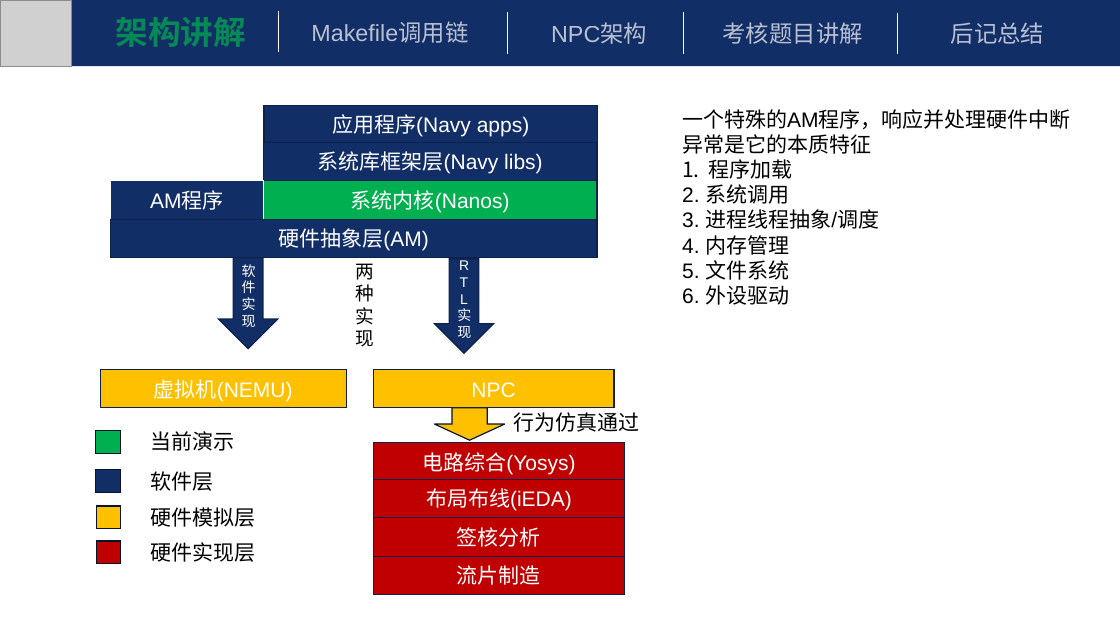
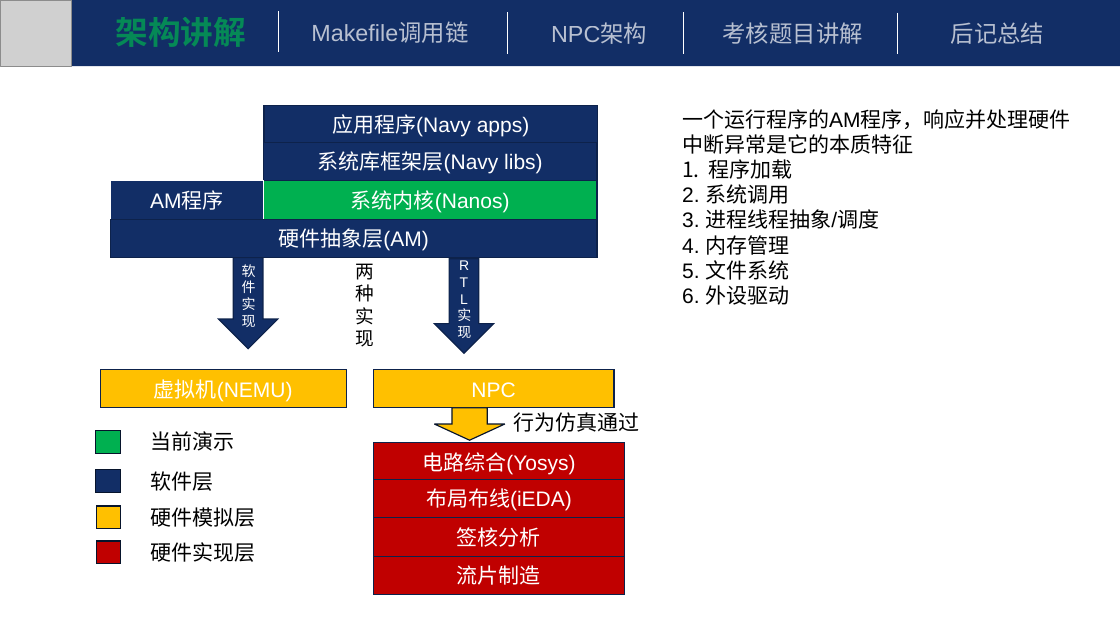
Before and after one commit to beautyseeker/YSYX, a slide deck: slide 7 of Misc/ysyx-C阶段答辩.pptx. Drawn at 1120x630 pixels with LibreOffice and Linux fonts; fonts in the diff are those of the drawing; grey boxes stand for pictures. Boxes give left, top, right and bottom in pixels: in the first picture for what was removed or moved away, otherwise in the second. Text is boxed around its words. In the diff, an @@ line names an element or a change of style, - is before the commit and + after.

```diff
--- a/Misc/ysyx-C阶段答辩.pptx
+++ b/Misc/ysyx-C阶段答辩.pptx
@@ text at bbox=[682, 109, 1071, 154]: text changed @@
-一个特殊的AM程序，响应并处理硬件中断异常是它的本质特征
+一个运行程序的AM程序，响应并处理硬件中断异常是它的本质特征
```
Also in this commit, not shown: 8 other slides changed, 3 slides added.
